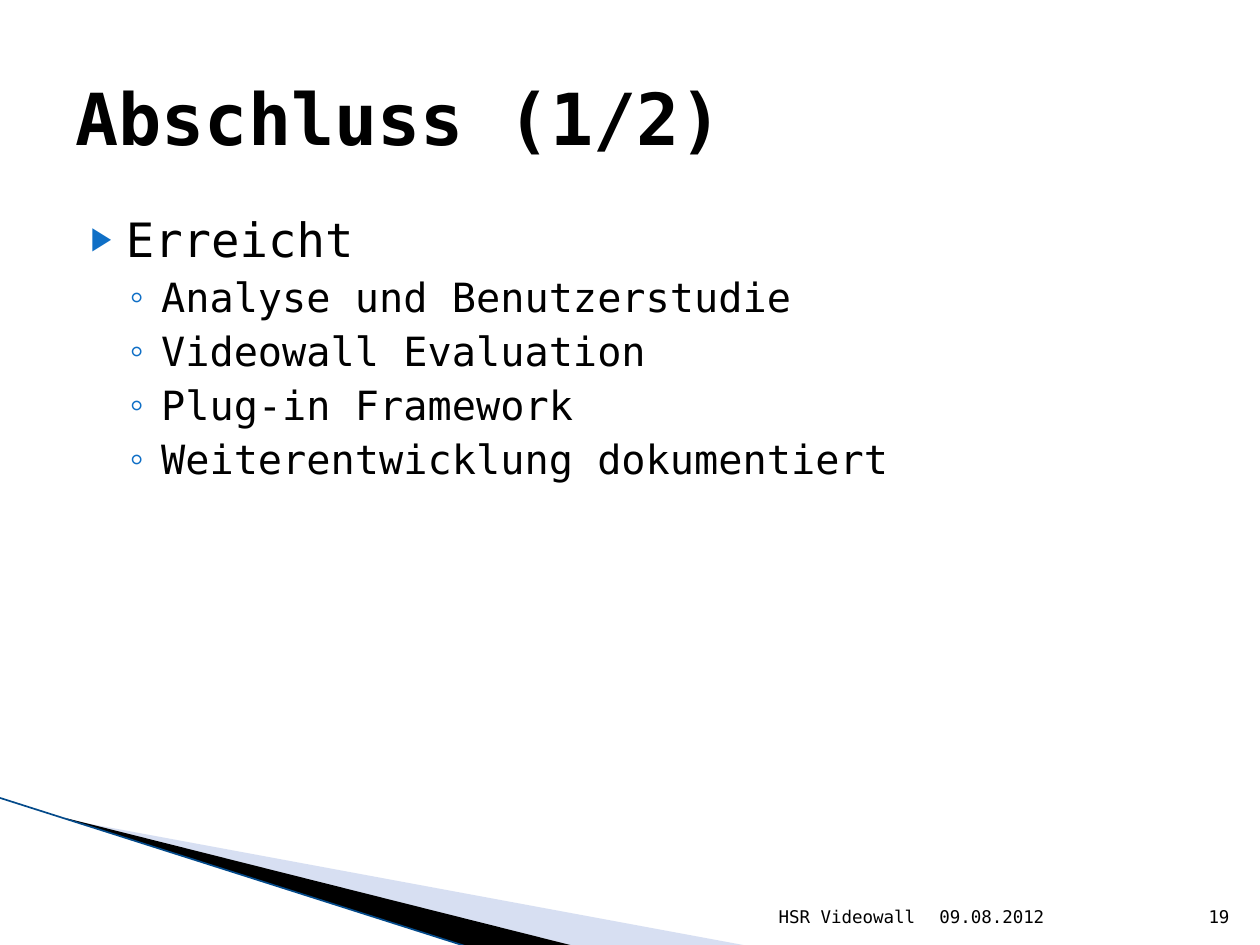
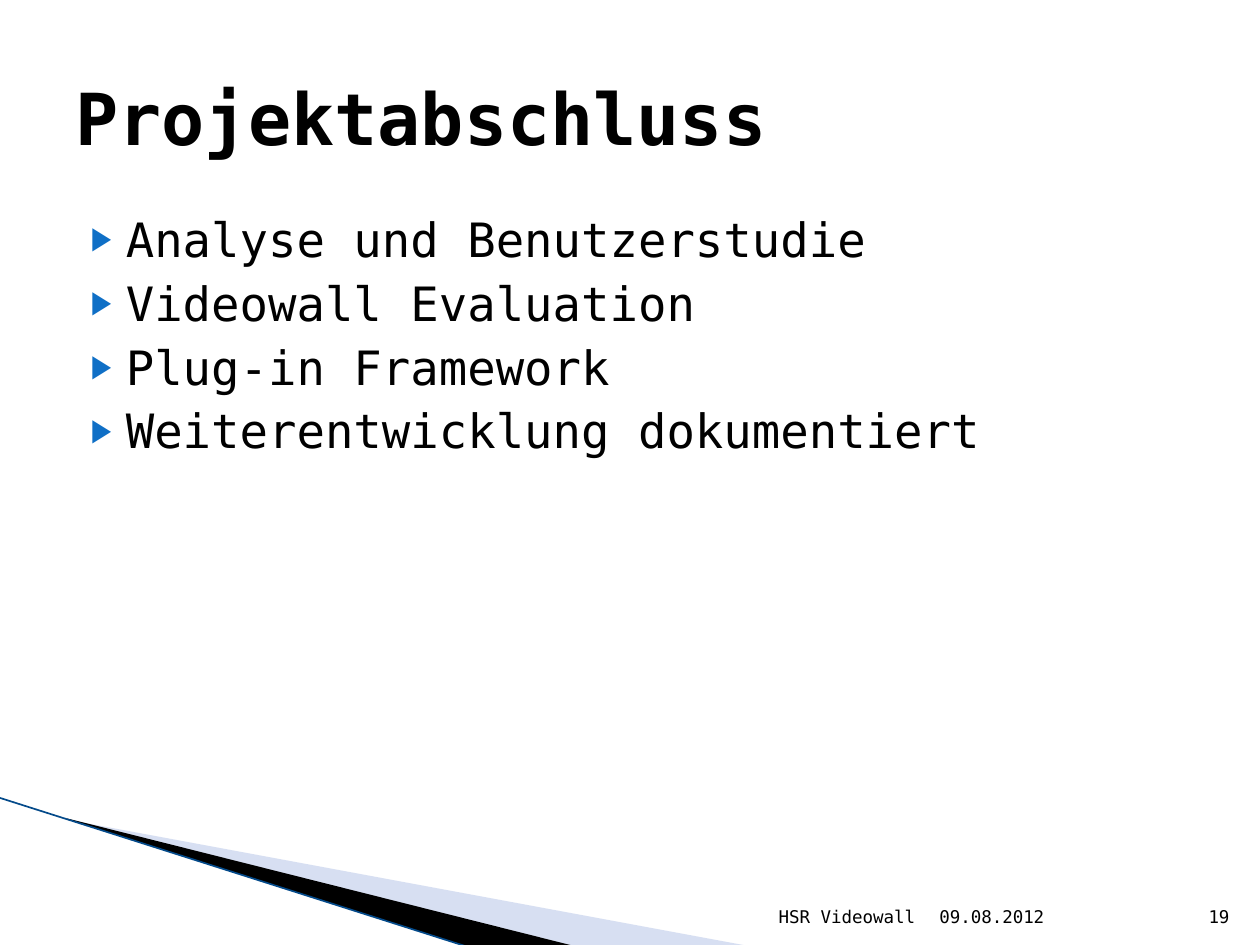
Before and after one commit to lukaselmer/hsr-bachelor-thesis-videowall, a slide deck: slide 19 of doc/media/ba_praesentation.pptx. Drawn at 1260x945 pixels with LibreOffice and Linux fonts; fonts in the diff are those of the drawing; background and template pictures are left out. Boxes give left, top, right and bottom in pixels: in the first picture for what was removed or moved away, otherwise in the second. Text is boxed around its words. In the diff, an @@ line names an element or a change of style, - is before the commit and + after.

```diff
--- a/doc/media/ba_praesentation.pptx
+++ b/doc/media/ba_praesentation.pptx
@@ title at box(75, 87, 766, 160): text changed @@
-Abschluss (1/2)
+Projektabschluss
@@ text "Analyse und Benutzerstudie" at box(126, 220, 980, 458): size 23 to 27 pt; bullet ◦ to ▶; list level 2 to 1 in "Analyse und Benutzerstudie"; list level 2 to 1 in "Videowall Evaluation"; list level 2 to 1 in "Plug-in Framework"; list level 2 to 1 in "Weiterentwicklung dokumentiert" @@
@@ text at box(126, 221, 354, 258): paragraph removed @@
-▶ Erreicht
```
Also in this commit, not shown: 4 other slides changed.
